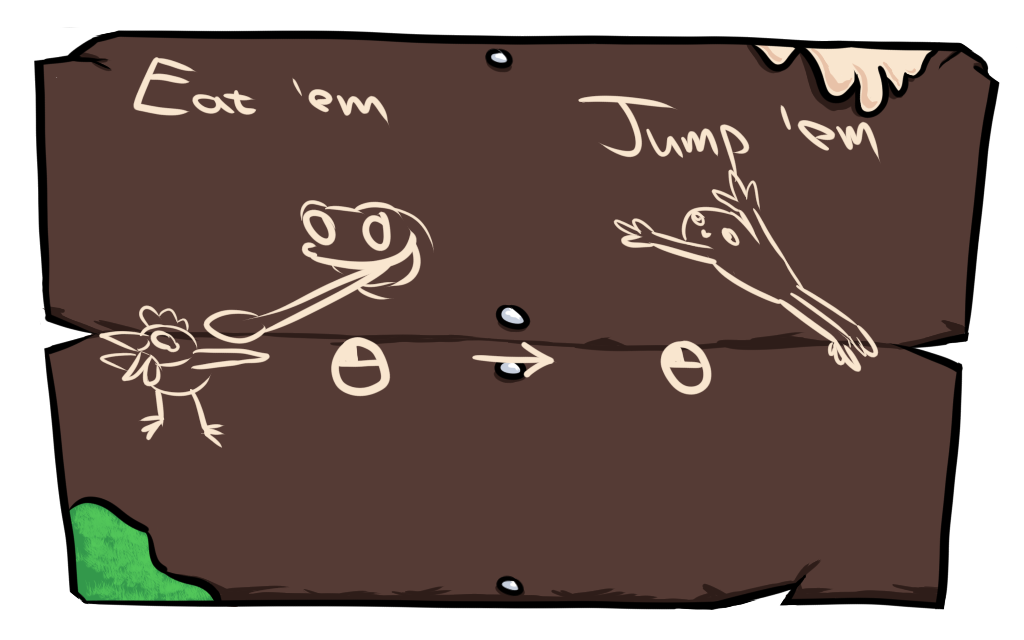
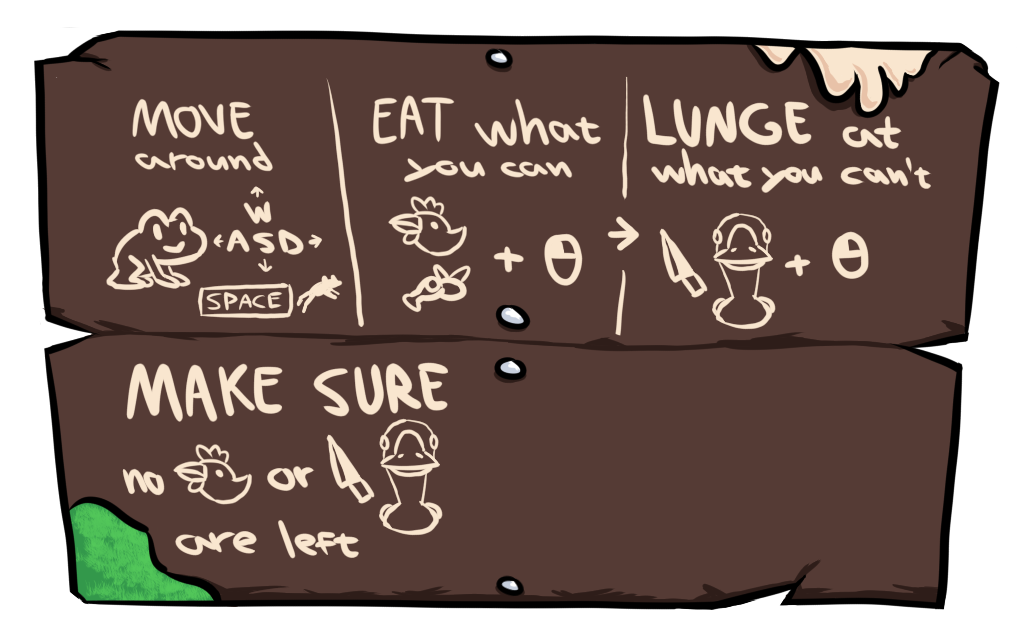
Layers edited between the first and the second 1024x640 image:
added layer "Tutorial" above "PrototypeTutorial" over [99, 57, 932, 559]
renamed "Tutorial" to "PrototypeTutorial", hid it, painted on it over [99, 57, 896, 512]
painted on "Details" over [99, 57, 932, 559]
painted on "Sign" (2nd of 2, in "Sign" › "Ink") over [99, 57, 932, 559]
painted on "Nails" (2nd of 2, in "Sign" › "Color") over [448, 98, 576, 378]
painted on "MossShading" over [122, 448, 256, 556]
painted on "Moss" over [122, 448, 256, 556]
painted on "WoodShading" over [99, 57, 932, 559]
painted on "WoodTexture" over [99, 256, 879, 559]
painted on "Wood" over [99, 57, 932, 559]
